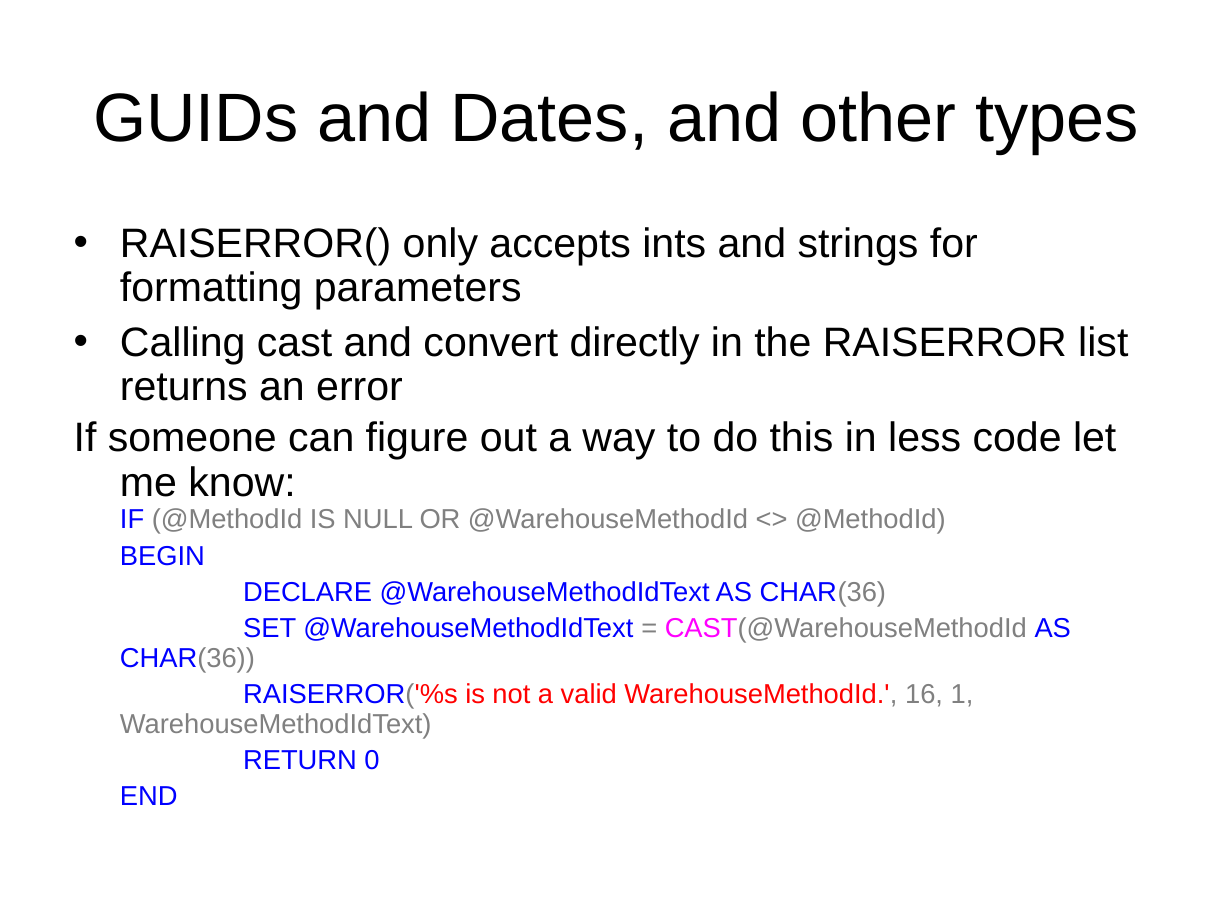
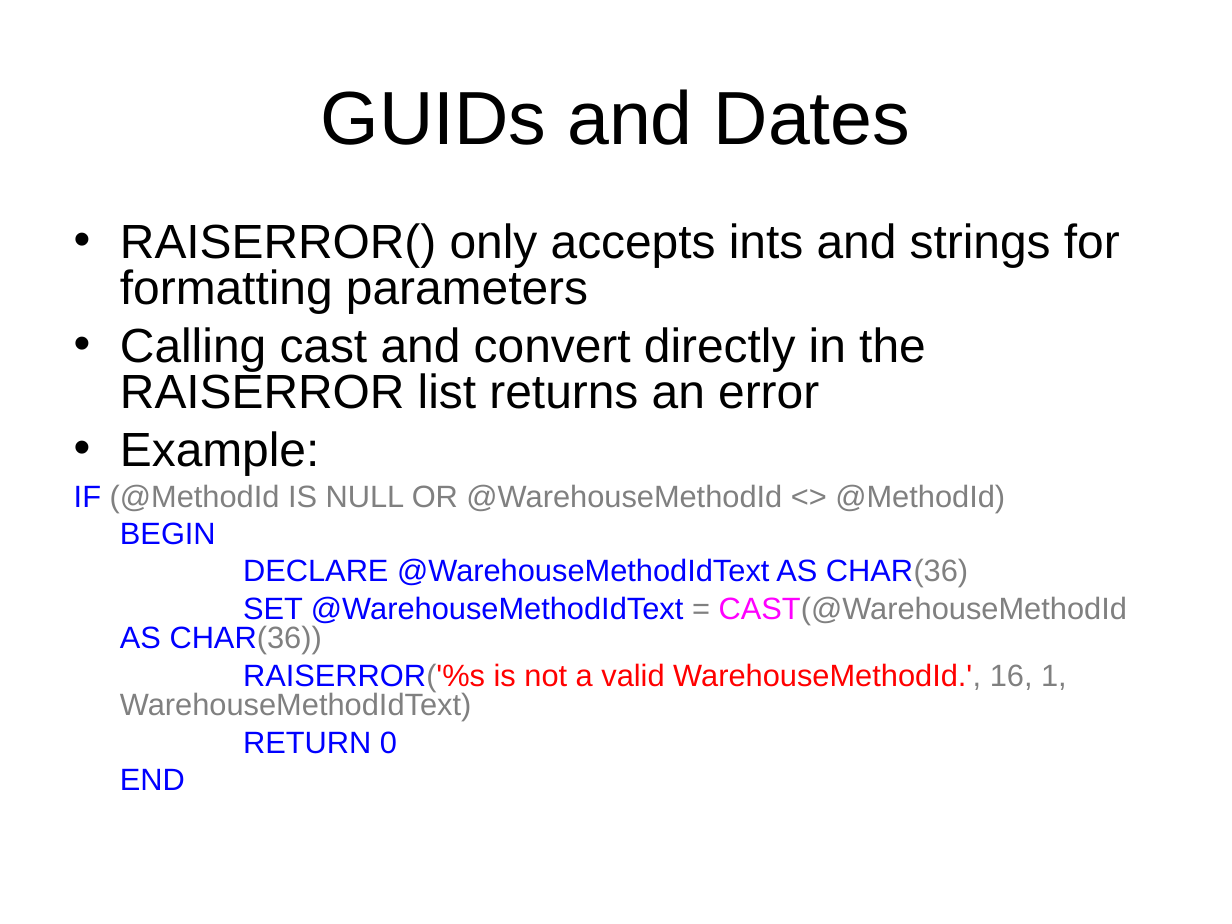
Before and after one commit to LIPHP/Employee-Contact-List, a slide deck: slide 25 of Docs/Using Microsoft SQL Server with PHP.ppt. Drawn at 1232x924 pixels with LibreOffice and Linux fonts; fonts in the diff are those of the drawing. Boxes give left, top, right and bottom in pixels: in the first picture for what was removed or moved away, otherwise in the second. Text is boxed around its words. In the diff, an @@ line names an element or a change of style, - is before the commit and + after.

Commit message:
Final version of slides. More code tweaks.

```diff
--- a/Docs/Using Microsoft SQL Server with PHP.ppt
+++ b/Docs/Using Microsoft SQL Server with PHP.ppt
@@ title at (321,89,911,145): text changed; size 40 to 44 pt @@
-GUIDs and Dates, and other types
+GUIDs and Dates
@@ text at (120,223,1127,790): size 24 to 28 pt in "RAISERROR() only accepts ints and strings for ...", "Calling cast and convert directly in the ..."; size 16 to 18 pt in "BEGIN", "DECLARE @WarehouseMethodIdText AS CHAR(36)", "SET @WarehouseMethodIdText = CAST(@WarehouseMethodId AS CHAR ...", "RAISERROR('%s is not a valid WarehouseMethodId.', 16, ..." and 2 more places; line spacing 0.9 to 0.8; more space between paragraphs @@
@@ text at (74,431,1005,513): text changed; size 24 to 18 pt; text colour #000000 to #808080 @@
-If someone can figure out a way to do this in less code let me know:
-IF (@MethodId IS NULL OR @WarehouseMethodId <> @MethodId)
+• Example:
+IF (@MethodId IS NULL OR @WarehouseMethodId <> @MethodId)
```
Also in this commit, not shown: 3 other slides changed, 1 slide added, 4 other files.
